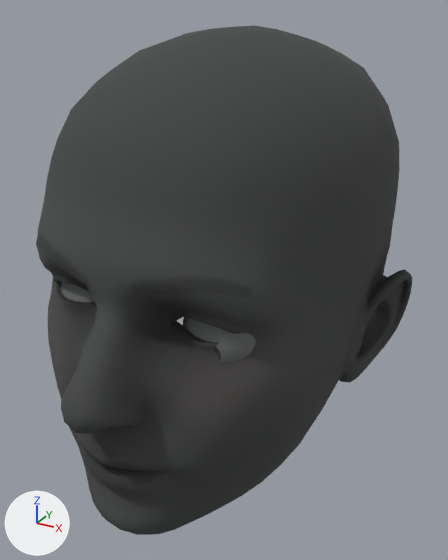
Two versions of the glTF model scene.glb, one commit apart.
One viewpoint serves both versions: a camera (50 mm lens) standing at (-1.55, -3.08, 0.84) and looking at (-3.01, -0.43, -0.49). Arrows for +X, +Y and +Z are at lower left; the lights stay in place. The picture after the commit comes second. Where no turn or scale is listed for an object, it has been applied to the vertices. Vertices at exactly the same position are counted once.

The scene before the commit, as lines of its bpy script (objects in view):
```python
ob_mesh_0 = bpy.data.objects.new('mesh_0', me_mesh_0)
ob_mesh_0.location = (-4.433, 0.513, 1.672)
ob_mesh_1 = bpy.data.objects.new('mesh_1', me_mesh_1)
ob_mesh_1.location = (-3.826, 0.456, 1.653)
ob_mesh_2 = bpy.data.objects.new('mesh_2', me_mesh_2)
ob_mesh_2.location = (-4.108, 1.083, 1.194)
```
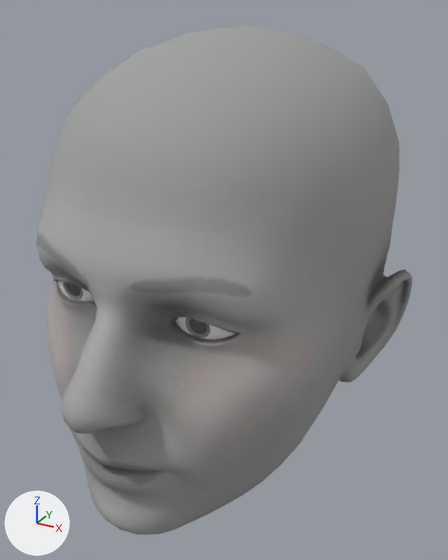
The newer file is also turned or shifted as a whole; pictures and numbers use the older file's frame.

Changed parts and their boxes (x1, y1, x2, y2) in the pictures (448 x 560 px):
'mesh_2', recoloured (lighter)
    both: (36, 26, 412, 535)
'mesh_1', recoloured, moved
    before: (183, 317, 255, 362)
    after: (175, 317, 235, 339)
'mesh_0', recoloured, moved
    before: (61, 282, 94, 302)
    after: (58, 281, 94, 301)

Edits to the bpy script that builds the scene:
```text
Change mat_lambert5:
    remove n2 = _N.new('ShaderNodeMix'); n2.name = 'Mix'
    remove n2.data_type = 'RGBA'
    remove n2.blend_type = 'MULTIPLY'
    remove n2.inputs[0].default_value = 1.0  # 'Factor'
    remove n2.inputs[7].default_value = (0.162, 0.168, 0.168, 1.0)  # 'B', grey #707272
    where n0 = _N.new('ShaderNodeBsdfPrincipled'); n0.name = 'Principled BSDF'
    where n3 = _N.new('ShaderNodeTexImage'); n3.name = 'Image Texture'
    remove _L.new(n2.outputs[2], n0.inputs[0])  # 'Result' to 'Base Color'
    remove _L.new(n3.outputs[0], n2.inputs[6])  # 'Color' to 'A'
    add _L.new(n3.outputs[0], n0.inputs[0])  # 'Color' to 'Base Color'
Change me_mesh_0:
    used by ob_mesh_0; location = (-4.433, 0.513, 1.672)
    remove me_mesh_0.from_pydata(...)  # 482 vertices, 960 faces; spans x 0.863..1.249, y -1.683..-1.302, z -2.284..-1.9
    add me_mesh_0.from_pydata(...)  # 482 vertices, 960 faces; spans x 0.857..1.242, y -1.687..-1.306, z -2.166..-1.781
    me_mesh_0 part 1: the whole mesh is moved by (-0.007, -0.003, 0.118)
Change me_mesh_1:
    used by ob_mesh_1; location = (-3.826, 0.456, 1.653)
    remove me_mesh_1.from_pydata(...)  # 482 vertices, 960 faces; spans x 0.942..1.326, y -1.621..-1.239, z -2.288..-1.903
    add me_mesh_1.from_pydata(...)  # 482 vertices, 960 faces; spans x 0.897..1.282, y -1.63..-1.248, z -2.169..-1.784
    me_mesh_1 part 2: the whole mesh is moved by (-0.045, -0.009, 0.119)
```
